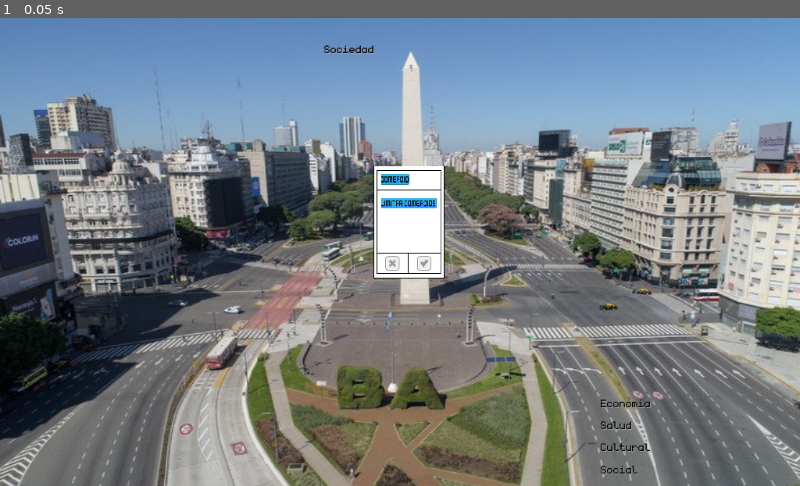
Above: before the commit, frame 1.
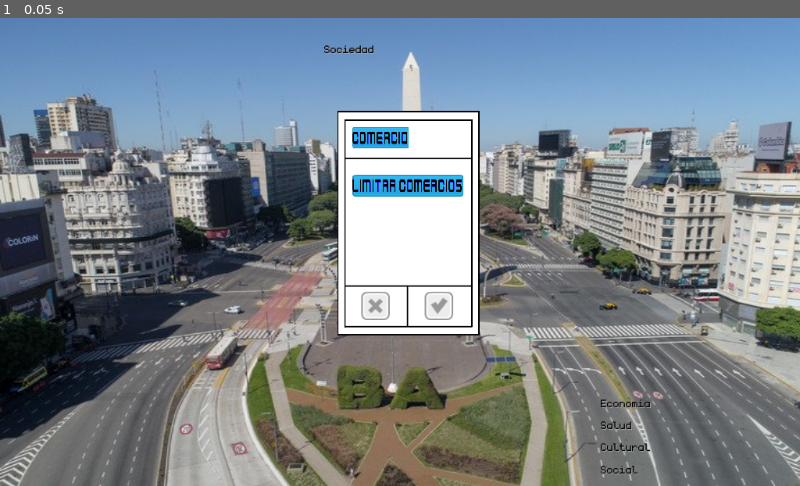
Above: after the commit, the same moment.

Repository: compumundohipermegaredUNQ/SimCovid-21
Game: Godot game, scene res://Main.tscn
The game is run twice, just before and just after one commit, with the same random seed, the same clock (stepped at 60 frames per second) and the same inputs.
Inputs:
- Up to frame 1 (0.05 s): no input

The runs differ from the first frame. In frame 1, 7.3% of the frame differs, in the area x 42-60%, y 19-68%.

Commit message:
#Fixed-Se soluciona unos temas de imports y resolución de las cartas en la escena main

Diff:
--- a/Main.tscn
+++ b/Main.tscn
@@ -33,3 +33,4 @@
 
 [node name="DeckOfCards" parent="." instance=ExtResource( 5 )]
 position = Vector2( 524, 260 )
+scale = Vector2( 1, 1 )
--- a/project.godot
+++ b/project.godot
@@ -10,7 +10,6 @@
 
 _global_script_classes=[  ]
 _global_script_class_icons={
-
 }
 
 [application]
@@ -19,6 +18,10 @@
 run/main_scene="res://Main.tscn"
 config/icon="res://icon.png"
 
+[display]
+
+mouse_cursor/custom_image="res://assets/Card/cursorHand_grey.png"
+
 [physics]
 
 common/enable_pause_aware_picking=true
--- a/src/card/CardBase.tscn
+++ b/src/Card/CardBase.tscn
@@ -1,20 +1,20 @@
 [gd_scene load_steps=11 format=2]
 
-[ext_resource path="res://src/card/Card.gd" type="Script" id=1]
-[ext_resource path="res://assets/Card/card.png" type="Texture" id=2]
-[ext_resource path="res://assets/Card/check_grey.png" type="Texture" id=3]
-[ext_resource path="res://assets/Card/x_grey.png" type="Texture" id=4]
-[ext_resource path="res://assets/Card/check_green.png" type="Texture" id=5]
-[ext_resource path="res://assets/Card/x_red.png" type="Texture" id=6]
-[ext_resource path="res://assets/Card/background_text.png" type="Texture" id=7]
-[ext_resource path="res://assets/Fonts/kenvector_future.ttf" type="DynamicFontData" id=8]
-[ext_resource path="res://src/Bar/HealthBar.tscn" type="PackedScene" id=9]
+[ext_resource path="res://src/Bar/HealthBar.tscn" type="PackedScene" id=1]
+[ext_resource path="res://src/Card/Card.gd" type="Script" id=2]
+[ext_resource path="res://assets/Fonts/kenvector_future.ttf" type="DynamicFontData" id=3]
+[ext_resource path="res://assets/Card/check_grey.png" type="Texture" id=4]
+[ext_resource path="res://assets/Card/card.png" type="Texture" id=5]
+[ext_resource path="res://assets/Card/x_grey.png" type="Texture" id=6]
+[ext_resource path="res://assets/Card/check_green.png" type="Texture" id=7]
+[ext_resource path="res://assets/Card/x_red.png" type="Texture" id=8]
+[ext_resource path="res://assets/Card/background_text.png" type="Texture" id=9]
 
 [sub_resource type="DynamicFont" id=1]
 size = 40
 outline_color = Color( 0, 0, 0, 1 )
 extra_spacing_space = 1
-font_data = ExtResource( 8 )
+font_data = ExtResource( 3 )
 
 [node name="CardBase" type="MarginContainer"]
 anchor_left = -0.137
@@ -26,16 +26,16 @@
 margin_right = 1.616
 margin_bottom = -0.199997
 rect_pivot_offset = Vector2( 125, 175 )
-script = ExtResource( 1 )
+script = ExtResource( 2 )
 __meta__ = {
 "_edit_use_anchors_": false
 }
-health_bar = ExtResource( 9 )
+health_bar = ExtResource( 1 )
 
 [node name="Card" type="Sprite" parent="."]
 position = Vector2( 140.326, 223.571 )
 scale = Vector2( 0.318138, 0.318138 )
-texture = ExtResource( 2 )
+texture = ExtResource( 5 )
 
 [node name="CheckButton" type="TextureButton" parent="Card"]
 anchor_left = 0.609
@@ -164,5 +164,6 @@
 __meta__ = {
 "_edit_use_anchors_": false
 }
+
 [connection signal="pressed" from="Card/CheckButton" to="." method="_on_CheckButton_pressed"]
 [connection signal="pressed" from="Card/XButton" to="." method="_on_XButton_pressed"]
--- a/src/DeckOfCards/DeckOfCards.tscn
+++ b/src/DeckOfCards/DeckOfCards.tscn
@@ -1,10 +1,11 @@
 [gd_scene load_steps=3 format=2]
 
 [ext_resource path="res://src/DeckOfCards/DeckOfCards.gd" type="Script" id=1]
-[ext_resource path="res://src/card/CardBase.tscn" type="PackedScene" id=2]
+[ext_resource path="res://src/Card/CardBase.tscn" type="PackedScene" id=2]
 
 [node name="DeckOfCards" type="Node2D"]
 position = Vector2( 0, 3 )
+scale = Vector2( 2, 2 )
 script = ExtResource( 1 )
 
 [node name="CardBase" parent="." instance=ExtResource( 2 )]
--- a/src/Main.gd
+++ b/src/Main.gd
@@ -7,6 +7,8 @@
 
 func _ready():
 	deck_of_cards.initialize(self)
+	$DeckOfCards.scale.x = 2
+	$DeckOfCards.scale.y = 2
 
 func _startGame():
 	clock.initialize(timer)
Renamed: src/card/Card.gd -> src/Card/Card.gd
Not shown: 4 places in src/Card/CardBase.tscn that only renumber resources
Renamed: src/card/CardsDatabase.gd -> src/Card/CardsDatabase.gd
